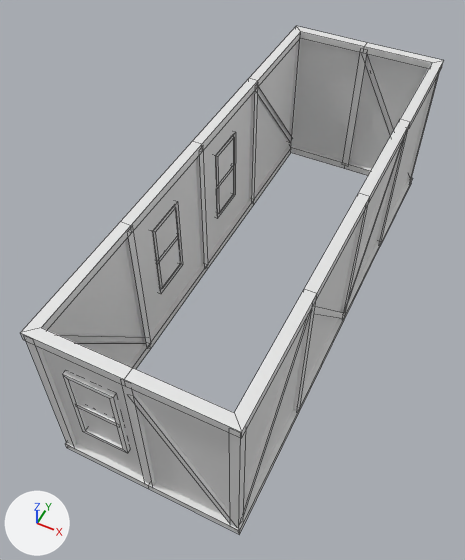
Renders of the OBJ model Unity/Level Design/Assets/Building Models/FirstFloor/Floor 1 4x12.obj from each side of a commit.
Camera for both pictures: a 50 mm lens placed at (4.17, -10.53, 13.01), pointed at (-0.52, -1.15, 1.29). Every picture has the same lights, and +X, +Y and +Z are marked at lower left. Mesh edges are drawn as thin lines. Where no turn or scale is listed for an object, it has been applied to the vertices.

The first picture shows 'Floor 1 4x12'.
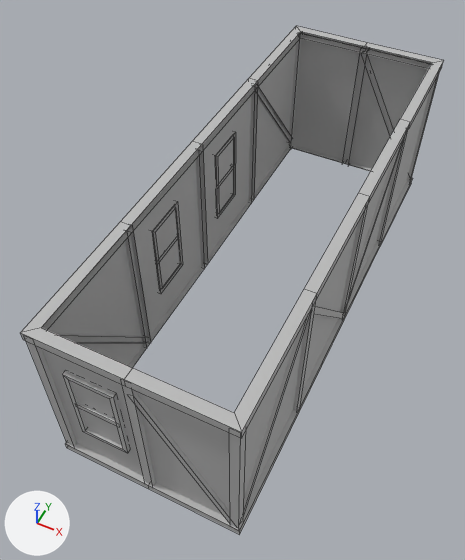
Scene script edits in JSON lines:
```json
{"op": "add", "block": "mat_initialshadinggroup", "code": ["mat_initialshadinggroup = principled_material('initialShadingGroup')", "mat_initialshadinggroup.base_color = (0.5, 0.5, 0.5)  # grey #bcbcbc", "mat_initialshadinggroup.roughness = 1.0"]}
{"block": "me_floor_1_4x12", "where": "# used by ob_floor_1_4x12; location = (0.0, 0.0, 0.0)"}
{"op": "remove", "block": "me_floor_1_4x12", "code": "me_floor_1_4x12.from_pydata(...)  # 340 vertices, 241 faces; spans x -2.12..2.12, y -6.12..6.13, z -0.1..4.1"}
{"op": "add", "block": "me_floor_1_4x12", "code": "me_floor_1_4x12.from_pydata(...)  # 328 vertices, 173 faces; spans x -2.12..2.12, y -6.12..6.13, z -0.1..4.1"}
{"block": "me_floor_1_4x12", "change": "me_floor_1_4x12 part 1"}
{"block": "me_floor_1_4x12", "change": "12 vertices are removed from x -1.88..1.88, y -5.88..5.88, z -0.1"}
{"block": "me_floor_1_4x12", "change": "68 faces are deleted"}
{"block": "me_floor_1_4x12", "change": "me_floor_1_4x12 part 2: 173 faces spanning x -2.12..2.12, y -6.12..6.13, z -0.1..4.1 switch from no material to mat_initialshadinggroup (grey #bcbcbc)"}
```

Changed parts and their boxes (x1, y1, x2, y2) in the pictures (465 x 560 px):
```json
{"part": 1, "of": "me_floor_1_4x12", "change": "deleted", "before": [41, 32, 432, 369]}
{"part": 2, "of": "me_floor_1_4x12", "change": "recoloured", "before": [21, 26, 444, 534], "after": [21, 26, 444, 534]}
```
